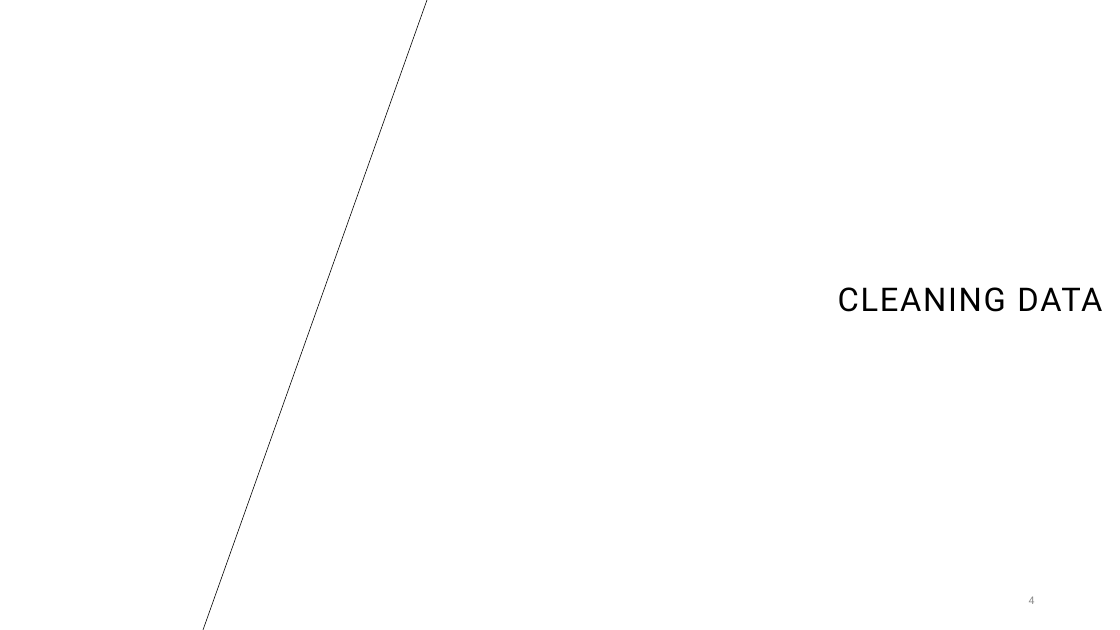
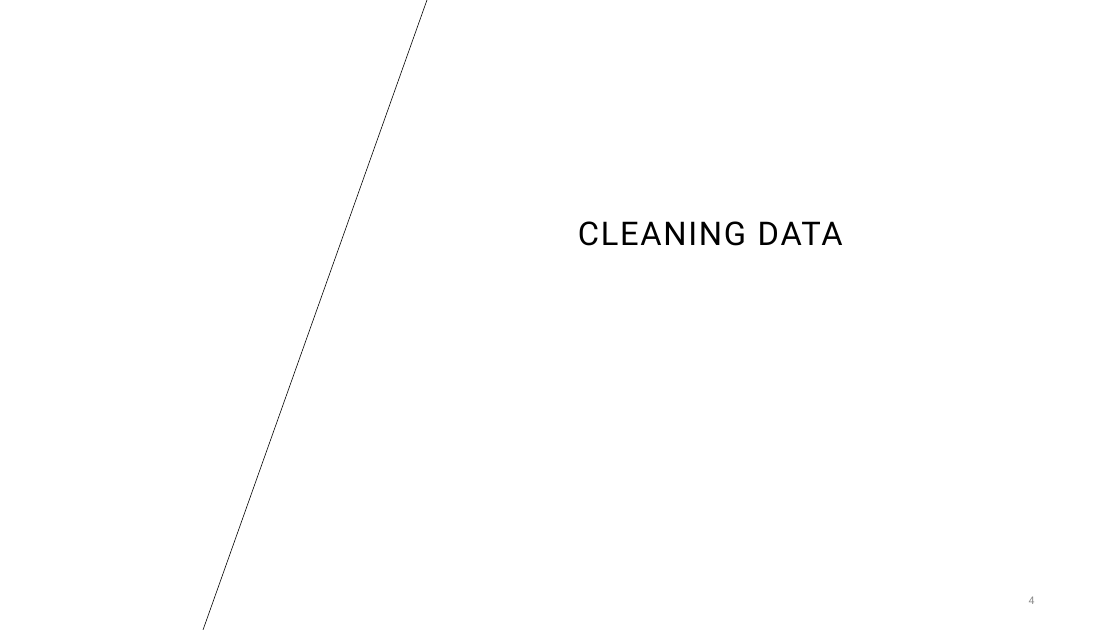
Before and after one commit to Asalvs/Melbourne_Property_Market, a slide deck: slide 4 of visuals/Powerpoint presentation.pptx. Drawn at 1120x630 pixels with LibreOffice and Linux fonts; fonts in the diff are those of the drawing; background and template pictures are left out. Boxes give left, top, right and bottom in pixels: in the first picture for what was removed or moved away, otherwise in the second. Text is boxed around its words. In the diff, an @@ line names an element or a change of style, - is before the commit and + after.

```diff
--- a/visuals/Powerpoint presentation.pptx
+++ b/visuals/Powerpoint presentation.pptx
@@ title "CLEANING DATA": place and size @@
-title "CLEANING DATA" at box(838, 287, 1102, 312)
+title "CLEANING DATA" at box(578, 221, 843, 246)
```
Also in this commit, not shown: 3 other slides changed, 2 slides added, 2 other files.
